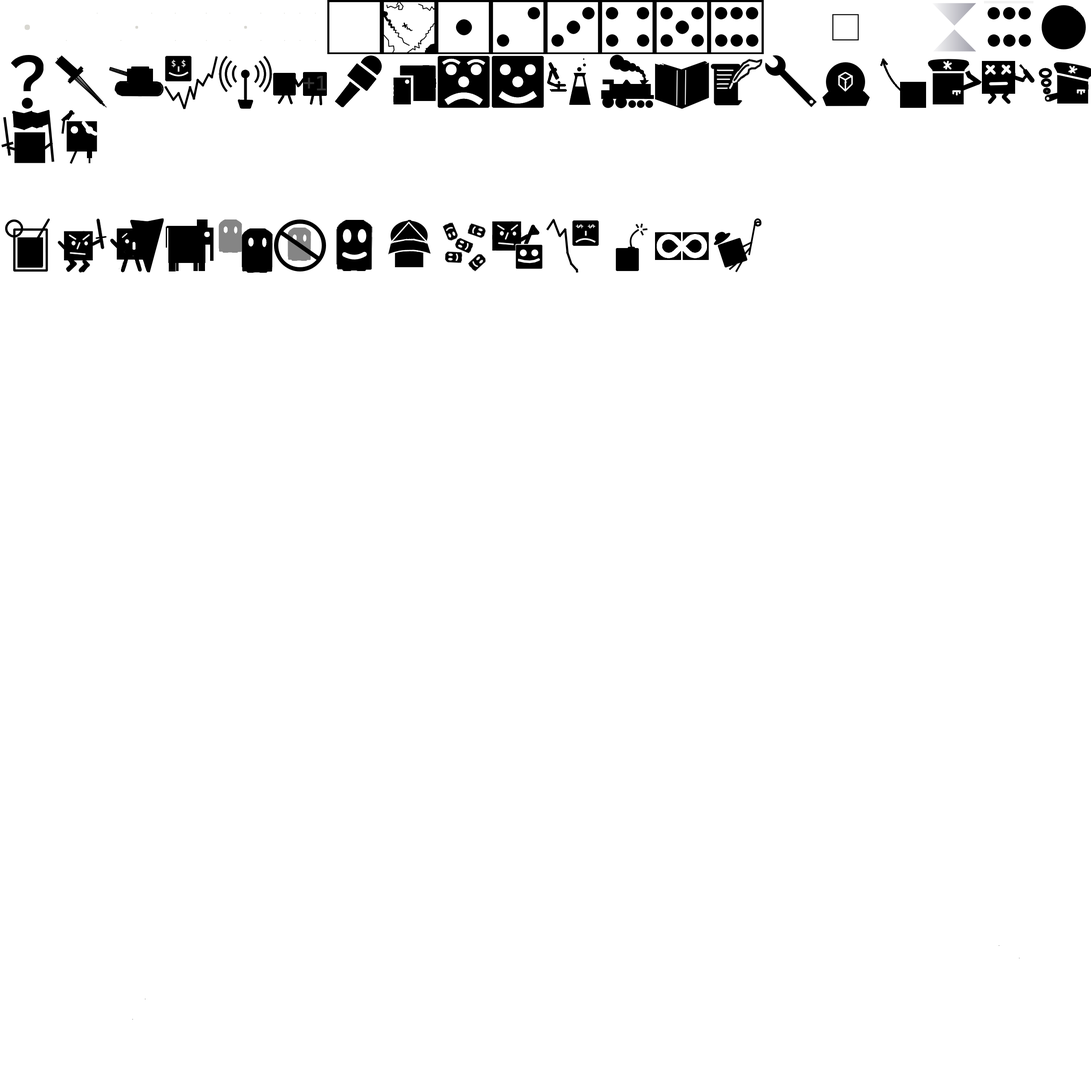
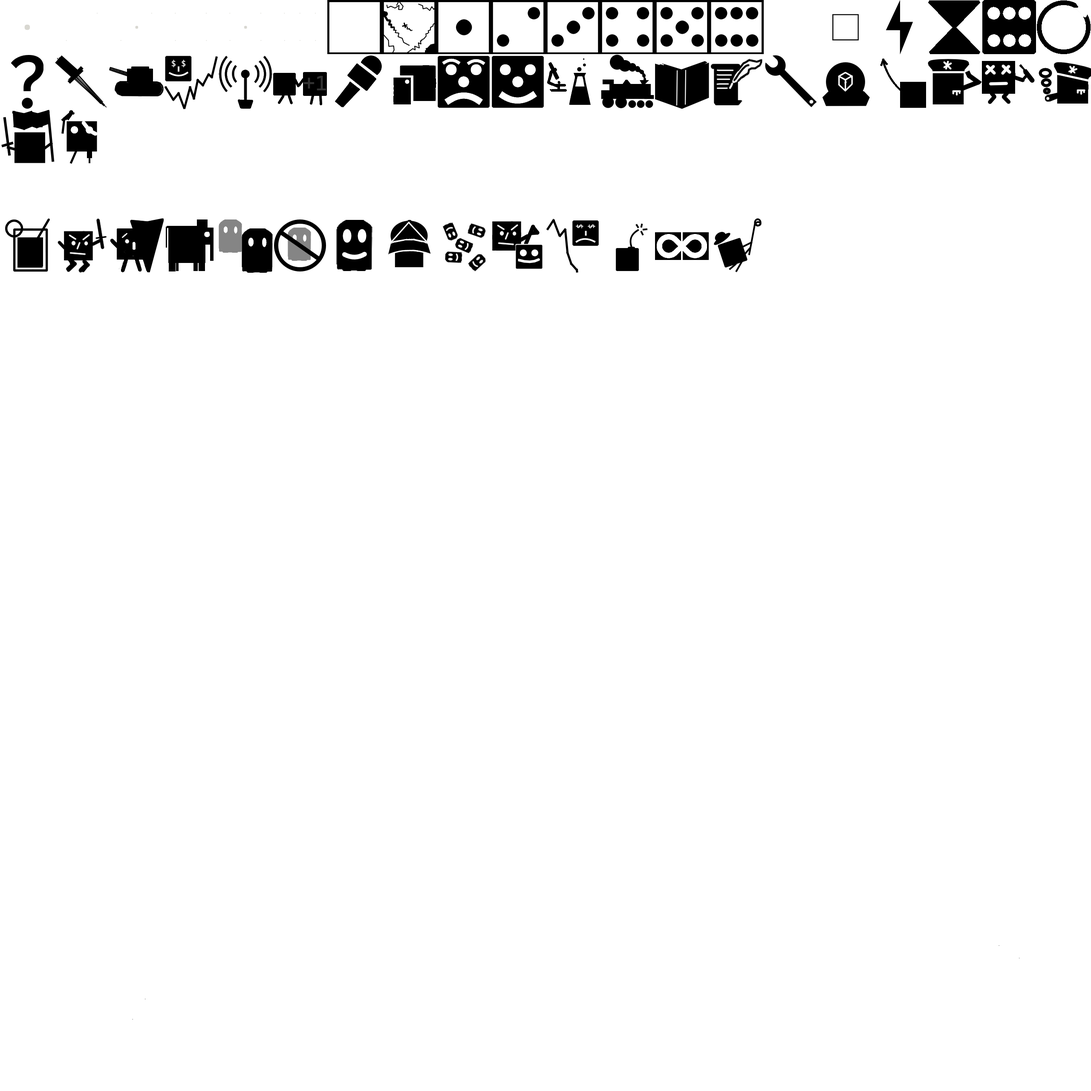
Two versions of the same layered image (1091 x 1091). Layer-by-layer changes:
painted on "Icons" over [928, 0, 1091, 55]
painted on "Upgrades_Paint" over [885, 0, 1091, 55]
